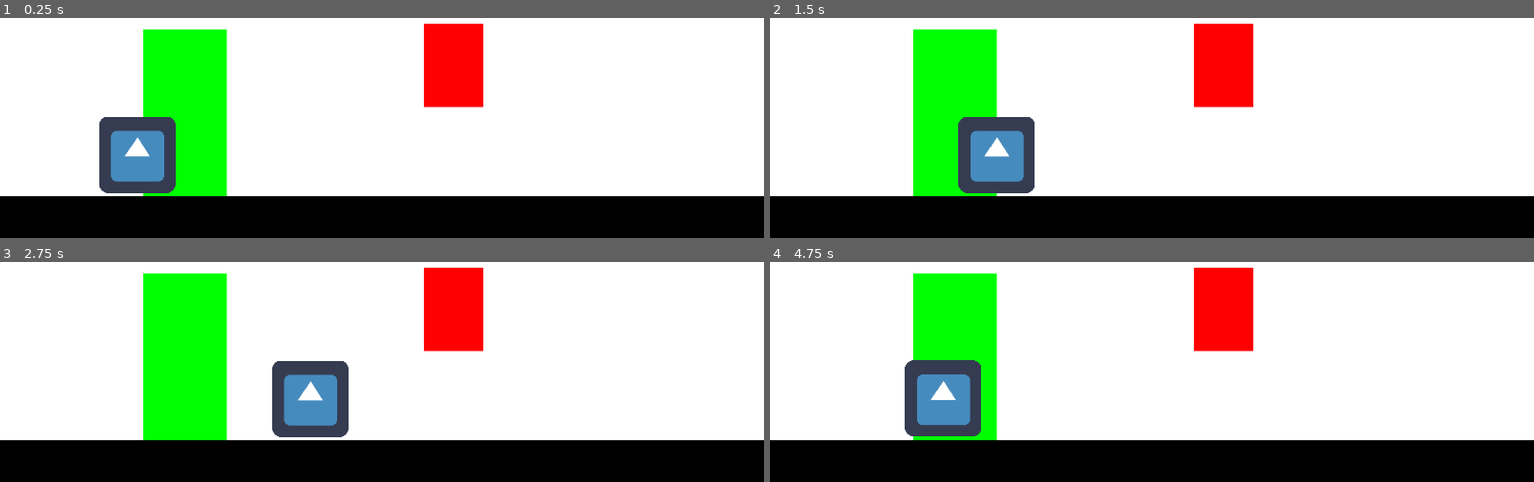
Above: before the commit, frames 1-4 (two rows, left to right).
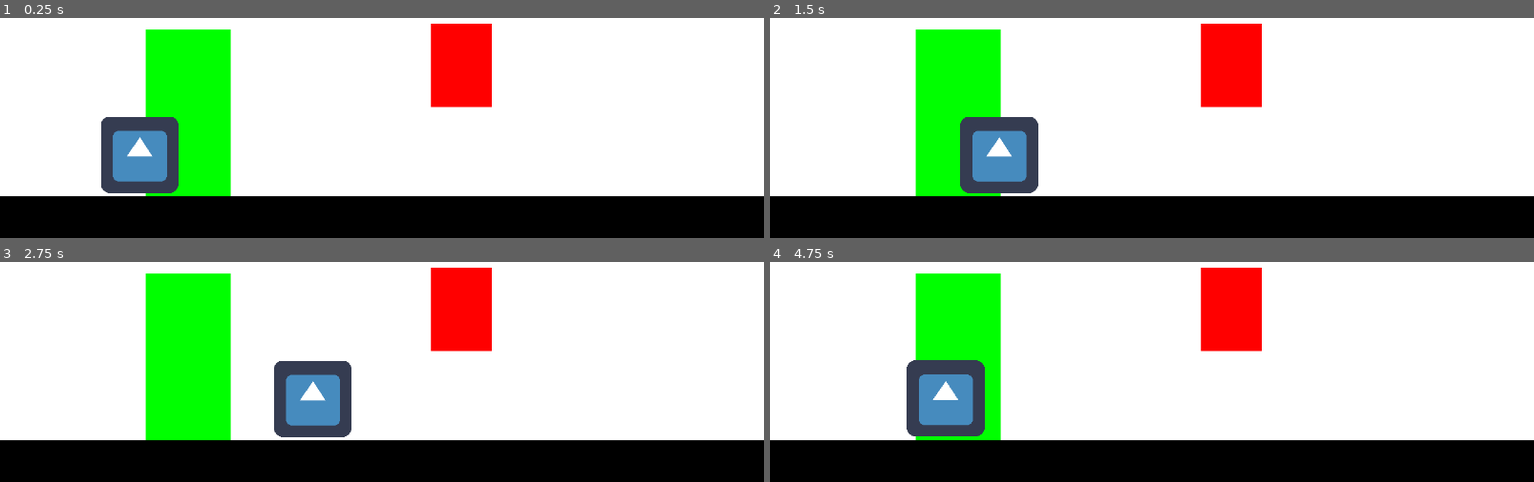
Above: after the commit, the same moments.

Repository: milehighhokie/ggj2019
Game: Godot game, scene res://SubRoom.tscn
Two runs of this game, one before a commit and one after it. Both use one fixed random seed, a clock stepped at 60 frames per second and the inputs below. This scene is started directly instead of the project's main scene. The engine's default icon, where the game draws it, is replaced by a stand-in: a white triangle on a blue panel in a dark square.
Inputs:
- Up to frame 1 (0.25 s): no input
- Up to frame 2 (1.5 s): tap Enter at 0.5 s; hold Right (right) 0.53-1.28 s; hold Down (down) from 1.28 s (still down)
- Up to frame 3 (2.75 s): tap Space at 2 s; release Down (down) at 2.03 s; hold Right (right) from 2.03 s (still down)
- Up to frame 4 (4.75 s): release Right (right) at 2.78 s; hold Up (up) 2.78-3.53 s; hold Left (left) from 3.53 s (still down)

The runs differ from the first frame. In frame 1, 1.9% of the frame differs, in the area x 13-65%, y 2-82%; in frame 2, 1.9%; in frame 3, 2.1%, in the area x 18-65%, y 2-82%; in frame 4, 2.0%.

Commit message:
new Polygons for SubRoom

Diff:
--- a/SubRoom.tscn
+++ b/SubRoom.tscn
@@ -11,7 +11,8 @@
 
 [node name="SubTemplate" type="Sprite" index="0"]
 
-position = Vector2( 640, 360 )
+position = Vector2( 650.918, 360 )
+scale = Vector2( 1.01706, 1 )
 texture = ExtResource( 1 )
 _sections_unfolded = [ "Transform" ]
 
@@ -49,5 +50,5 @@
 
 position = Vector2( -640, -360 )
 build_mode = 0
-polygon = PoolVector2Array( -1.71695, 351.425, -0.489212, 351.425, 626.885, 361.247, 1278.81, 360.02, 1280, 650, 0, 650, 0, 510, 812.273, 508.576, 809.818, 358.792, 626.885, 361.247, 0.738525, 353.881, -98.7082, 351.425, -100, 820, 1380, 820, 1380, -100, -100, -100, -98.7082, 351.425 )
+polygon = PoolVector2Array( -1.71695, 351.425, -0.489212, 351.425, 626.885, 361.247, 1280, 352.976, 1280, 650, 0, 650, 0, 510, 812.273, 508.576, 809.818, 358.792, 626.885, 361.247, 0.738525, 353.881, -98.7082, 351.425, -100, 820, 1380, 820, 1380, -100, -100, -100, -98.7082, 351.425 )
 _sections_unfolded = [ "Transform" ]
